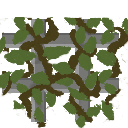
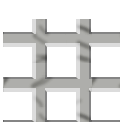
Layered file, before and after one edit (128 x 128). Changes by layer:
removed group "Текстура" (7 layers) over [0, 17, 128, 128]
removed layer "Слой 8" from group "Текстура" over [0, 17, 128, 128]
removed layer "Слой 1" from group "Текстура" over [2, 19, 119, 122]
added layer "Яркость/Контрастность 1" above "Слой 0" over [3, 19, 120, 122]
